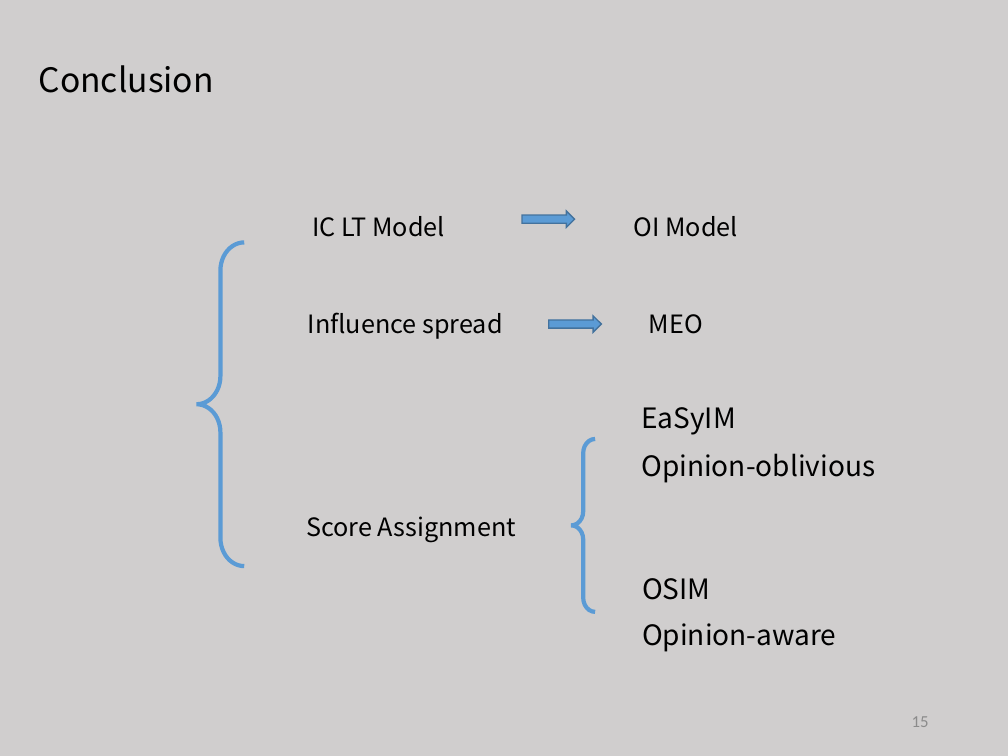
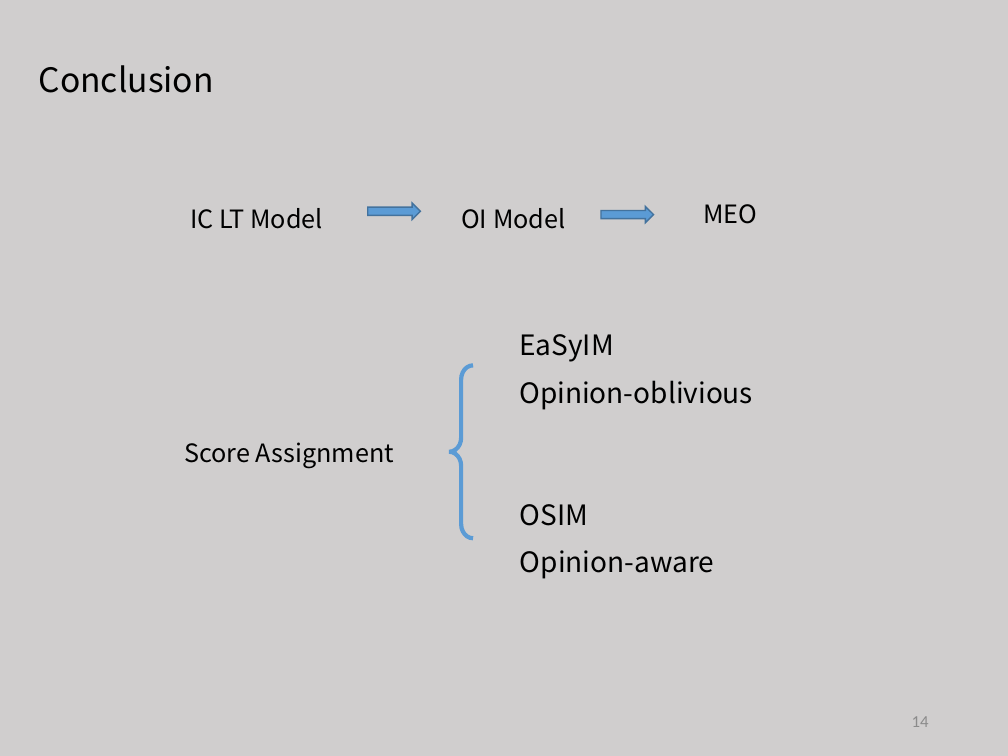
Before and after one commit to tianzhuwei/PPT, a slide deck: slide 14 of 4-魏天柱-Holistic Influence Maximization_ Combining Scalability and Efficiency with Opinion-Aware Models..pptx (slide 15 before the commit). Drawn at 1008x756 pixels with LibreOffice and Linux fonts; fonts in the diff are those of the drawing. Boxes give left, top, right and bottom in pixels: in the first picture for what was removed or moved away, otherwise in the second. Text is boxed around its words. In the diff, an @@ line names an element or a change of style, - is before the commit and + after.

```diff
--- a/4-魏天柱-Holistic Influence Maximization_ Combining Scalability and Efficiency with Opinion-Aware Models..pptx
+++ b/4-魏天柱-Holistic Influence Maximization_ Combining Scalability and Efficiency with Opinion-Aware Models..pptx
@@ text "IC LT Model": place and size @@
-text "IC LT Model" at <box>312,216,445,237</box>
+text "IC LT Model" at <box>190,208,322,229</box>
@@ right arrow: place and size @@
-right arrow at <box>522,211,575,227</box>
+right arrow at <box>368,203,420,219</box>
@@ text "OI Model": place and size @@
-text "OI Model" at <box>634,216,737,237</box>
+text "OI Model" at <box>461,208,565,229</box>
@@ right arrow: place and size @@
-right arrow at <box>548,316,601,332</box>
+right arrow at <box>601,207,653,223</box>
@@ text "MEO": place and size @@
-text "MEO" at <box>649,314,703,334</box>
+text "MEO" at <box>703,204,757,224</box>
@@ left brace removed at <box>197,243,244,566</box> @@
@@ text removed at <box>308,312,502,339</box> @@
-Influence spread
@@ 5 texts, 1 left brace: place and size @@
-5 texts, 1 left brace at <box>306,407,875,652</box>
+5 texts, 1 left brace at <box>184,334,753,579</box>
@@ page number at <box>912,716,929,727</box>: text changed @@
-15
+14
```
Also in this commit, not shown: 8 other slides changed, 1 slide added.
